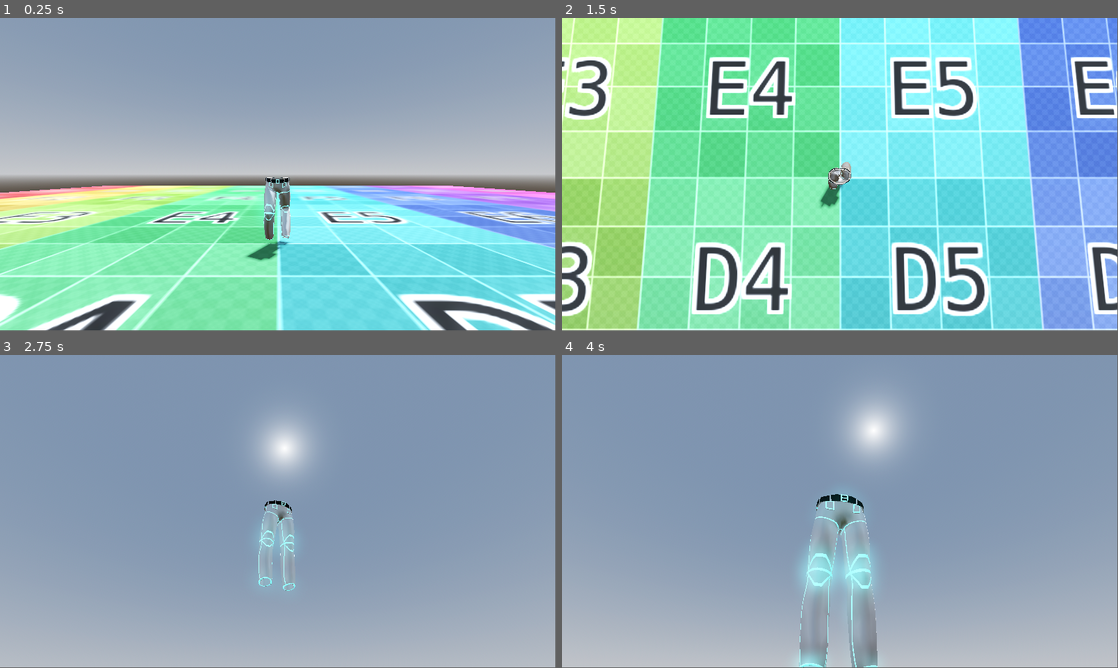
Above: before the commit, frames 1-4 (two rows, left to right).
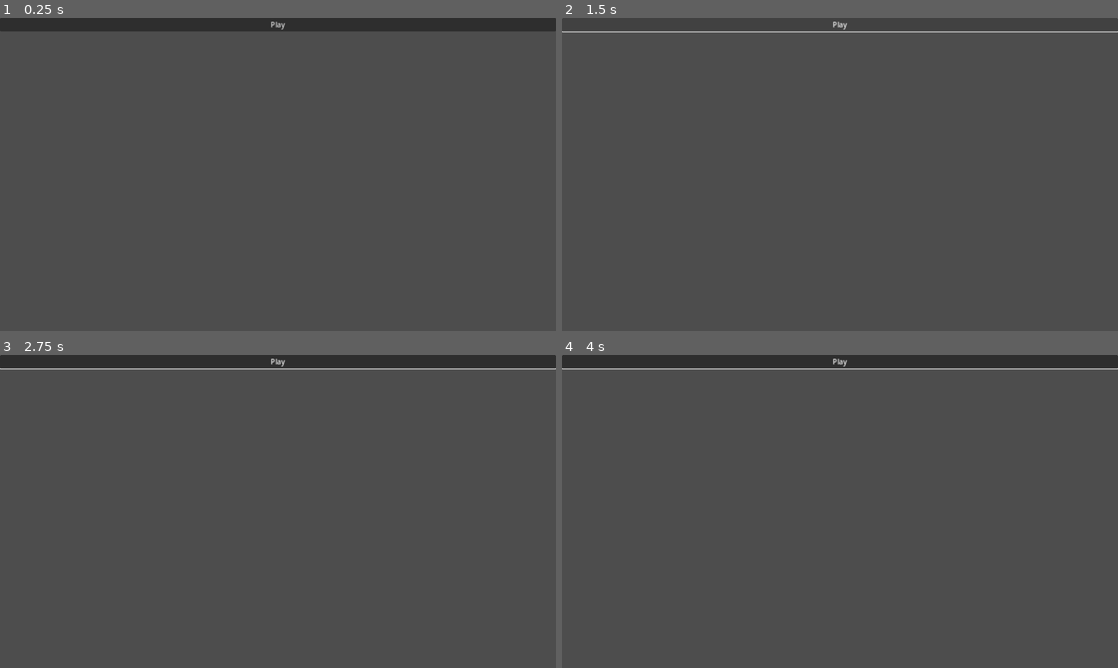
Above: after the commit, the same moments.

Repository: TeamName-FIOLTR/freezeJam2023
Game: Godot game, scene res://scenes/UI/main_menu.tscn
Two runs of this game, one before a commit and one after it. Both use one fixed random seed, a clock stepped at 60 frames per second and the inputs below. Before the commit the project starts from res://scenes/tests/testland/testland.tscn.
Inputs (mouse positions are in pixels of both pictures, inside the frame that each line leads up to):
- Up to frame 1 (0.25 s): no input
- Up to frame 2 (1.5 s): click (840, 24) at 0.5 s, where only the run after the commit has a clickable "Play"; click (840, 24) at 1.25 s, where only the run after the commit has a clickable "Play"
- Up to frame 3 (2.75 s): tap Enter (ui_accept) at 2, 2.27 s; move the mouse to (305, 508) at 2.02 s; hold W (forwards) from 2.03 s (still down)
- Up to frame 4 (4 s): keep holding W (forwards); move the mouse to (812, 511) at 2.77 s; tap Enter (ui_accept) at 3.02 s; move the mouse to (851, 505) at 3.52 s
In our replay, the window is 799x449 before the commit and 800x450 after it. These sizes can differ from the game's own. Grey fills any space a smaller window leaves; there, only what the larger window draws over its background counts as a difference.

The runs differ from the first frame. In frame 1, 98% of the frame differs, in the area x 0-100%, y 0-100%; in frame 2, 97%; in frame 3, 100%; in frame 4, 100%.

Commit message:
got some title stuff goin
i downloaded 312 open souce and creative commons fonts i am addicted to fonts

it is fatal

font overdose

Diff:
--- /dev/null
+++ b/data/Globals.gd
@@ -0,0 +1,15 @@
+extends Node
+
+var Settings : SettingsResource = SettingsResource.new()
+var SettingsPath : String = "user://data/settings.tres"
+
+# Called when the node enters the scene tree for the first time.
+func _ready():
+	process_mode = Node.PROCESS_MODE_ALWAYS
+
+	pass # Replace with function body.
+
+
+# Called every frame. 'delta' is the elapsed time since the previous frame.
+func _process(delta):
+	pass
--- /dev/null
+++ b/data/GraphicsSettings.gd
@@ -0,0 +1,27 @@
+extends Resource
+class_name GraphicsSettings
+
+@export var WindowMode : int = 0
+@export var FullscreenResolution : Vector2i = Vector2i(1920,1080)
+@export var VSync : bool = true
+@export var LimitFramerate : bool = false
+@export var MaximumFramerate : int = 60
+
+func _init():
+	pass
+
+func update_display_settings():
+	var window_mode = [DisplayServer.WINDOW_MODE_WINDOWED,
+						DisplayServer.WINDOW_MODE_FULLSCREEN,
+						DisplayServer.WINDOW_MODE_EXCLUSIVE_FULLSCREEN][WindowMode]
+	DisplayServer.window_set_mode(window_mode)
+	if window_mode != DisplayServer.WINDOW_MODE_WINDOWED:
+		DisplayServer.window_set_size(FullscreenResolution)
+	DisplayServer.window_set_vsync_mode(DisplayServer.VSYNC_ENABLED if VSync else DisplayServer.VSYNC_DISABLED)
+
+	if LimitFramerate:
+		Engine.max_fps = MaximumFramerate
+	else: Engine.max_fps = 0
+
+func load_settings():
+	update_display_settings()
--- /dev/null
+++ b/data/SettingsResource.gd
@@ -0,0 +1,14 @@
+extends Resource
+class_name SettingsResource
+
+func _init():
+	pass
+
+func save(path : String = Globals.SettingsPath):
+	prints("Saving Settings to path:", path)
+	ResourceSaver.save(self,path)
+
+static func load_from(path : String = Globals.SettingsPath):
+	if ResourceLoader.exists(path):
+		return ResourceLoader.load(path)
+	return null
--- a/project.godot
+++ b/project.godot
@@ -11,9 +11,20 @@
 [application]
 
 config/name="freezeJam2023"
-run/main_scene="res://scenes/tests/testland/testland.tscn"
+run/main_scene="res://scenes/UI/main_menu.tscn"
 config/features=PackedStringArray("4.1", "Forward Plus")
 config/icon="res://icon.svg"
+
+[autoload]
+
+Globals="*res://data/Globals.gd"
+
+[display]
+
+window/size/viewport_width=1280
+window/size/viewport_height=720
+window/stretch/mode="canvas_items"
+window/stretch/aspect="expand"
 
 [input]
 
--- /dev/null
+++ b/scenes/UI/main_menu.tscn
@@ -0,0 +1,26 @@
+[gd_scene format=3 uid="uid://cqxk8u0jrtpwb"]
+
+[node name="Main Menu" type="Control"]
+layout_mode = 3
+anchors_preset = 15
+anchor_right = 1.0
+anchor_bottom = 1.0
+grow_horizontal = 2
+grow_vertical = 2
+
+[node name="VBoxContainer" type="VBoxContainer" parent="."]
+layout_mode = 1
+anchors_preset = 15
+anchor_right = 1.0
+anchor_bottom = 1.0
+grow_horizontal = 2
+grow_vertical = 2
+
+[node name="Button" type="Button" parent="VBoxContainer"]
+layout_mode = 2
+text = "Play"
+
+[node name="Button2" type="Button" parent="VBoxContainer"]
+visible = false
+layout_mode = 2
+text = "Settings"
--- /dev/null
+++ b/scenes/UI/settings_menu.tscn
@@ -0,0 +1,20 @@
+[gd_scene format=3 uid="uid://bcbh84gyenf0l"]
+
+[node name="Settings Menu" type="Control"]
+layout_mode = 3
+anchors_preset = 15
+anchor_right = 1.0
+anchor_bottom = 1.0
+grow_horizontal = 2
+grow_vertical = 2
+
+[node name="TabContainer" type="TabContainer" parent="."]
+layout_mode = 1
+anchors_preset = 15
+anchor_right = 1.0
+anchor_bottom = 1.0
+grow_horizontal = 2
+grow_vertical = 2
+
+[node name="Control" type="Control" parent="TabContainer"]
+layout_mode = 2
--- /dev/null
+++ b/scenes/UI/video_settings.tscn
@@ -0,0 +1,26 @@
+[gd_scene format=3 uid="uid://6tkjm5sukfm"]
+
+[node name="Video Settings" type="Control"]
+layout_mode = 3
+anchors_preset = 15
+anchor_right = 1.0
+anchor_bottom = 1.0
+grow_horizontal = 2
+grow_vertical = 2
+
+[node name="MenuBar" type="MenuBar" parent="."]
+layout_mode = 0
+offset_right = 264.0
+offset_bottom = 101.0
+
+[node name="Button" type="Button" parent="MenuBar"]
+layout_mode = 0
+offset_right = 8.0
+offset_bottom = 8.0
+text = "asdfasdf"
+
+[node name="Button2" type="Button" parent="MenuBar"]
+layout_mode = 0
+offset_right = 8.0
+offset_bottom = 8.0
+text = "asdfasdf"
--- a/scenes/tests/pants2notcorrupt/pants2.tscn
+++ b/scenes/tests/pants2notcorrupt/pants2.tscn
@@ -64,16 +64,16 @@
 [node name="pantshopefully" parent="." instance=ExtResource("1_lgevu")]
 
 [node name="Skeleton3D" parent="pantshopefully/Pants Rig" index="0"]
-bones/1/position = Vector3(0, 0.950222, 0)
-bones/1/rotation = Quaternion(-1.69e-15, -0.117235, 5.18235e-16, 0.993104)
-bones/2/rotation = Quaternion(0.951754, 0.0371676, -0.113384, 0.282712)
-bones/3/rotation = Quaternion(0.680817, 7.7655e-06, -7.84267e-05, 0.732453)
-bones/4/rotation = Quaternion(-0.280134, -7.66953e-05, 4.36188e-05, 0.959961)
-bones/5/rotation = Quaternion(0.991583, -0.0100053, -0.114848, -0.058937)
-bones/6/rotation = Quaternion(0.247727, -5.49912e-05, 0.000303661, 0.96883)
-bones/7/rotation = Quaternion(-0.716759, 0.000259791, 5.45562e-05, 0.697321)
-bones/8/position = Vector3(0.124644, 0.33708, -0.104208)
-bones/10/position = Vector3(-0.124644, 0.183502, -0.333117)
+bones/1/position = Vector3(0, 0.986821, 0)
+bones/1/rotation = Quaternion(-1.62281e-15, -0.156236, 9.80731e-16, 0.98772)
+bones/2/rotation = Quaternion(0.946543, 0.0492935, -0.152906, 0.279724)
+bones/3/rotation = Quaternion(0.516246, 2.36717e-05, -7.51649e-05, 0.85644)
+bones/4/rotation = Quaternion(-0.363675, -8.0242e-05, 3.66877e-05, 0.931526)
+bones/5/rotation = Quaternion(0.969221, -0.0355108, -0.149791, -0.192128)
+bones/6/rotation = Quaternion(0.137192, -5.6224e-05, 0.000168166, 0.990545)
+bones/7/rotation = Quaternion(-0.702106, 0.000256753, 5.54684e-05, 0.712073)
+bones/8/position = Vector3(0.124644, 0.255325, 0.0437698)
+bones/10/position = Vector3(-0.124644, 0.259966, -0.46465)
 
 [node name="basically done pants" parent="pantshopefully/Pants Rig/Skeleton3D" index="0"]
 surface_material_override/0 = SubResource("ShaderMaterial_h3fgm")
Not shown, added: project_files/blender/titlemaybe.blend
Not shown, added: project_files/blender/titlemaybe.blend1
